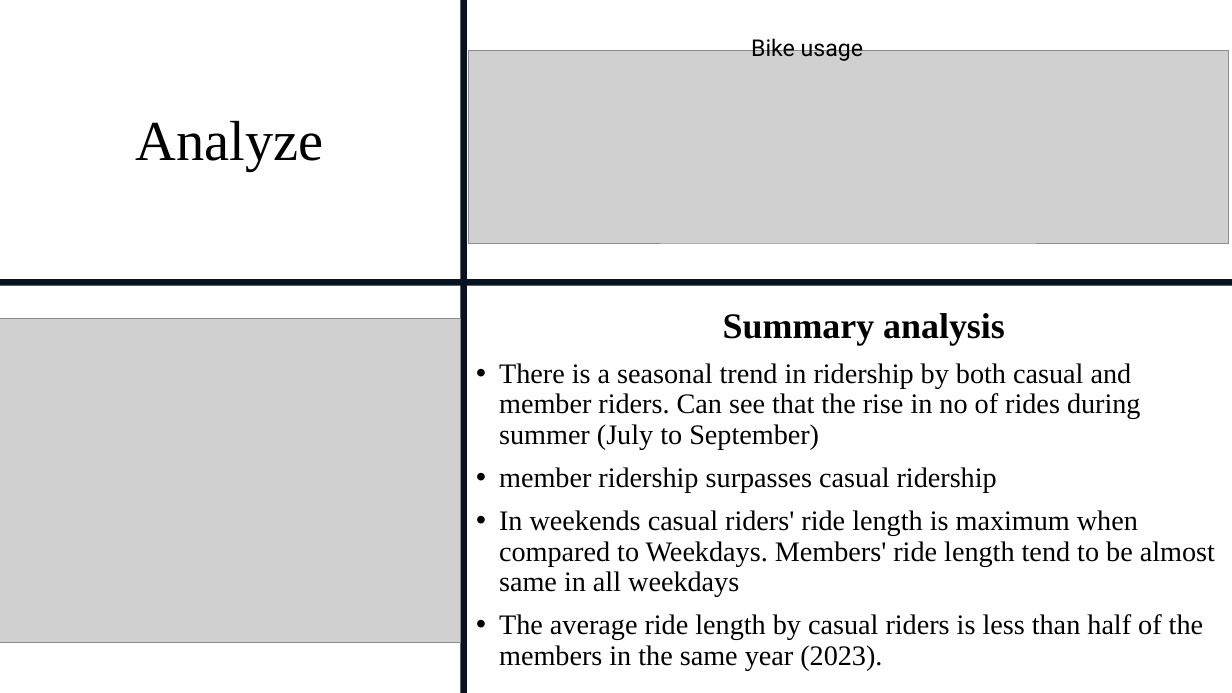
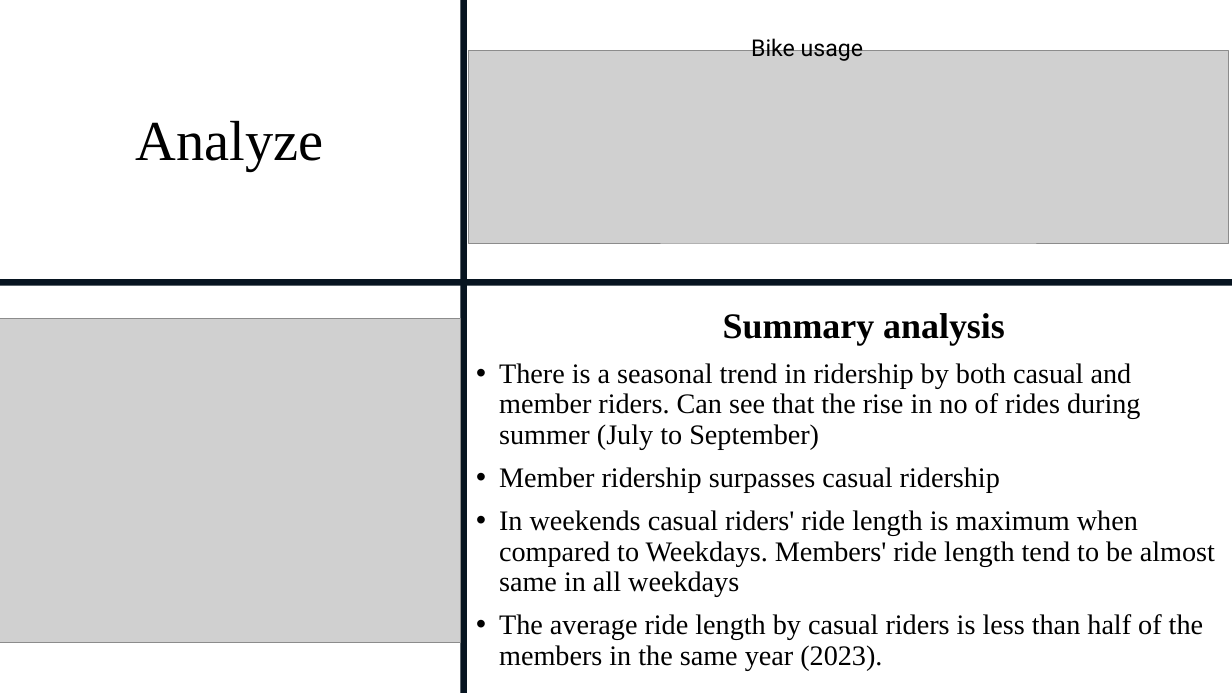
Before and after one commit to y4611676/Unanimous-Project, a slide deck: slide 11 of Bike_Share/How_Does_a_Bike_Share_Navigate_Speedy_Success.pptx. Drawn at 1232x693 pixels with LibreOffice and Linux fonts; fonts in the diff are those of the drawing; grey boxes stand for pictures. Boxes give left, top, right and bottom in pixels: in the first picture for what was removed or moved away, otherwise in the second. Text is boxed around its words. In the diff, an @@ line names an element or a change of style, - is before the commit and + after.

```diff
--- a/Bike_Share/How_Does_a_Bike_Share_Navigate_Speedy_Success.pptx
+++ b/Bike_Share/How_Does_a_Bike_Share_Navigate_Speedy_Success.pptx
@@ text at (x1=499, y1=467, x2=1000, y2=492): text changed @@
-• member ridership surpasses casual ridership
+• Member ridership surpasses casual ridership
```
